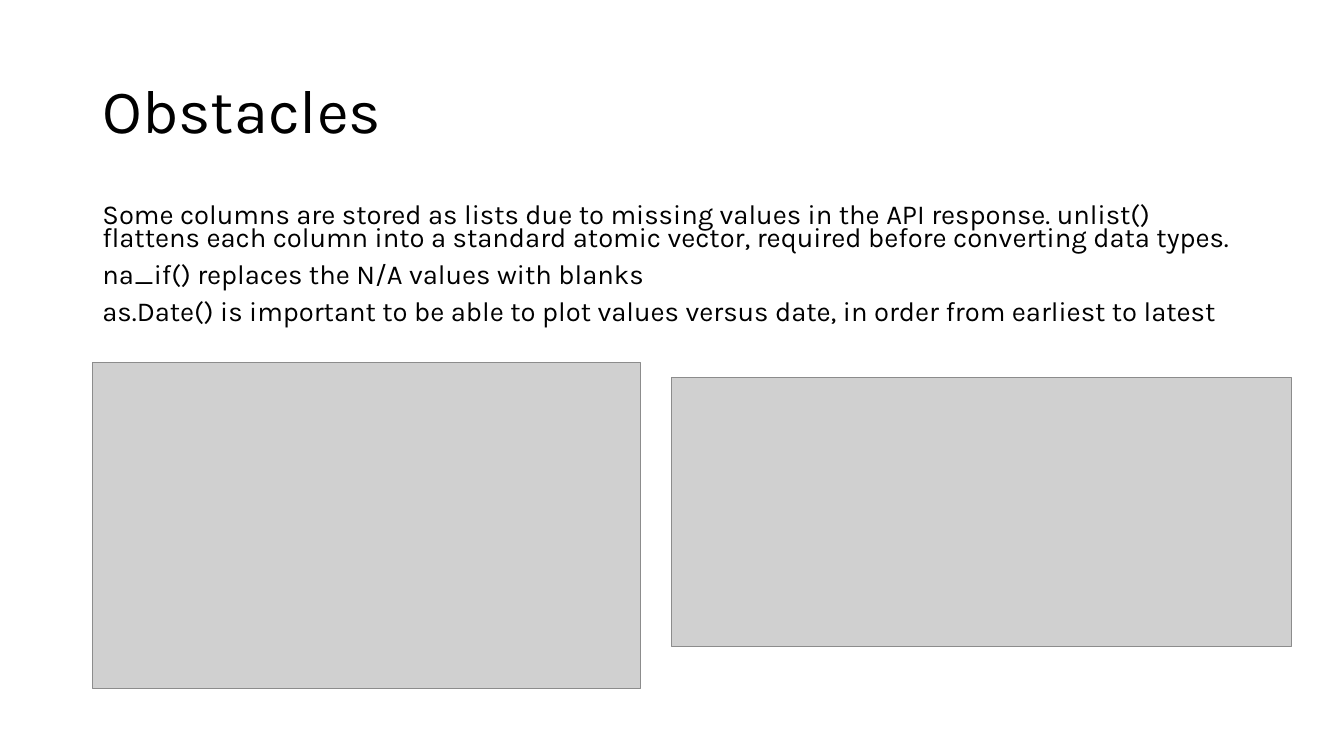
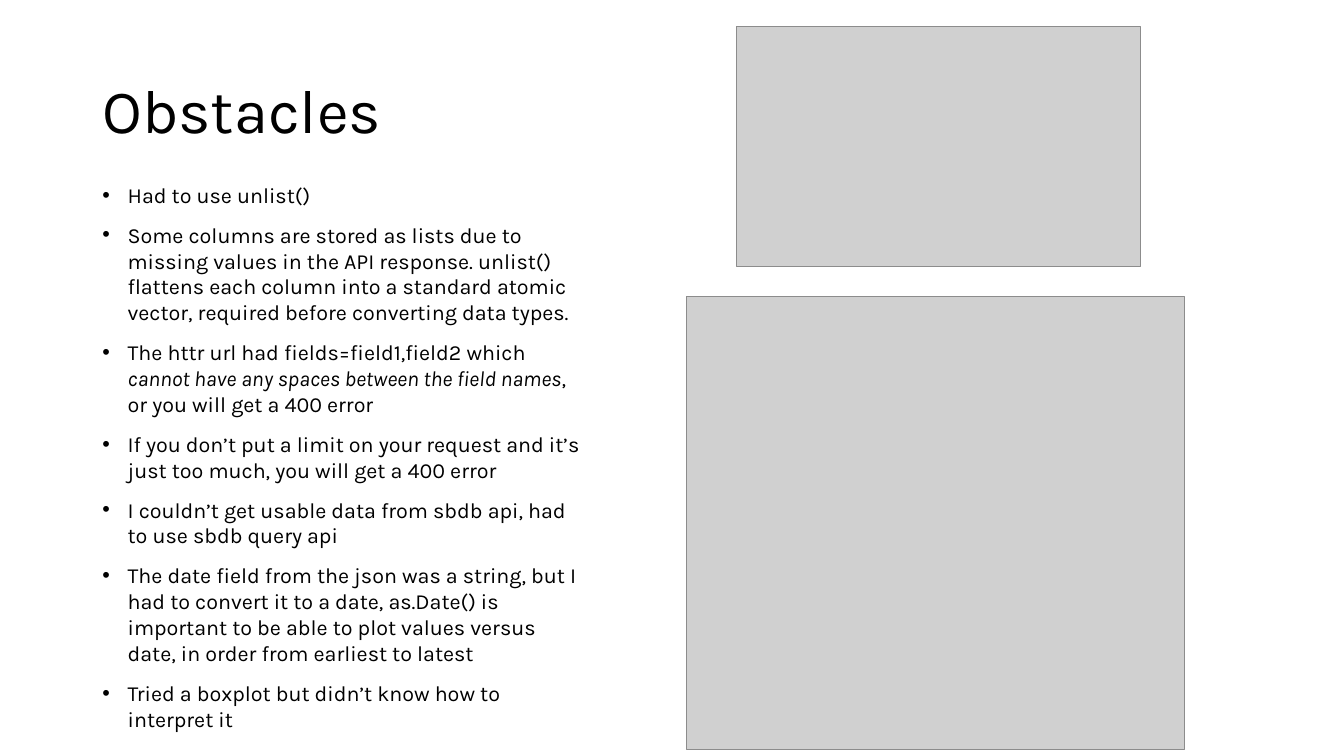
Before and after one commit to Iwestlauer/doing_data_science, a slide deck: slide 13 of Unit 4 Tidyverse/Isabella_Westlauer_FLS_Unit4.pptx (slide 12 before the commit). Drawn at 1344x756 pixels with LibreOffice and Linux fonts; fonts in the diff are those of the drawing; grey boxes stand for pictures. Boxes give left, top, right and bottom in pixels: in the first picture for what was removed or moved away, otherwise in the second. Text is boxed around its words. In the diff, an @@ line names an element or a change of style, - is before the commit and + after.

```diff
--- a/Unit 4 Tidyverse/Isabella_Westlauer_FLS_Unit4.pptx
+++ b/Unit 4 Tidyverse/Isabella_Westlauer_FLS_Unit4.pptx
@@ picture: place and size @@
-picture at <box>93,362,641,688</box>
+picture at <box>737,26,1141,266</box>
@@ text "Had to use unlist()": place and size @@
-text "Had to use unlist()" at <box>102,204,1228,328</box>
+text "Had to use unlist()" at <box>128,187,579,732</box>
@@ text at <box>128,187,310,206</box>: paragraph added @@
+• Had to use unlist()
@@ text at <box>128,228,569,326</box>: size 19.6 to 15.4 pt in "Some columns are stored as lists due ..."; bullet none to •; line spacing 0.7 to 1 @@
@@ picture: place and size @@
-picture at <box>673,378,1292,647</box>
+picture at <box>687,296,1185,749</box>
@@ text at <box>128,345,579,732</box>: text changed; size 19.6 to 15.4 pt @@
-na_if() replaces the N/A values with blanks
-as.Date() is important to be able to plot values versus date, in order from earliest to latest
+• The httr url had fields=field1,field2 which cannot have any spaces between the field names, or you will get a 400 error
+• If you don’t put a limit on your request and it’s just too much, you will get a 400 error
+• I couldn’t get usable data from sbdb api, had to use sbdb query api
+• The date field from the json was a string, but I had to convert it to a date, as.Date() is important to be able to plot values versus date, in order from earliest to latest
+• Tried a boxplot but didn’t know how to interpret it
```
Also in this commit, not shown: 2 slides added, 2 slides removed, 1 other file.
